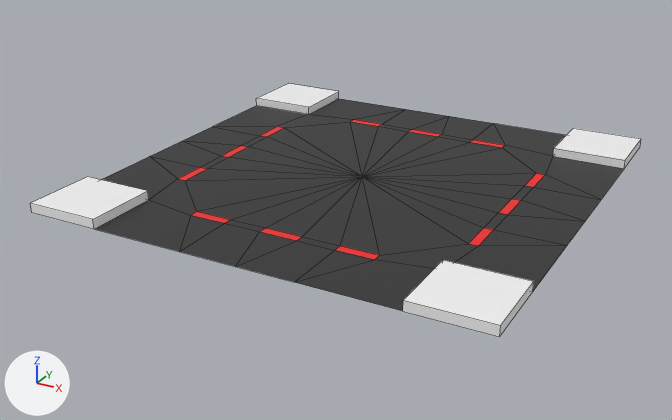
The FBX model Unity AR Project/Assets/Models/RoadPieces/RoadCross.fbx, before and after one commit.
The view is the same before and after, from a 50 mm lens placed at (0.212, -0.414, 0.184), pointed at (-0.009, -0.014, -0.016). Arrows for +X, +Y and +Z are at lower left; the lights stay in place. Mesh edges are drawn as thin lines. Where no turn or scale is listed for an object, it has been applied to the vertices.

The first picture shows 'RoadCross'.
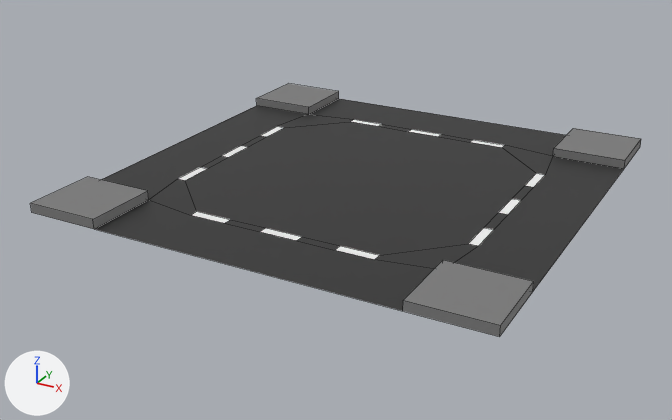
Scene script edits in JSON lines:
```json
{"block": "me_mesh", "where": "# used by ob_roadcross; location = (0.0, 0.0, 0.0)"}
{"op": "remove", "block": "me_mesh", "code": "me_mesh.from_pydata(...)  # 93 vertices, 96 faces; spans x -0.12..0.12, y -0.12..0.12, z 0.0..0.005"}
{"op": "add", "block": "me_mesh", "code": "me_mesh.from_pydata(...)  # 80 vertices, 49 faces; spans x -0.12..0.12, y -0.12..0.12, z 0.0..0.005"}
{"block": "me_mesh", "change": "me_mesh part 1"}
{"block": "me_mesh", "change": "13 vertices are removed from x -0.12..0.12, y -0.12..0.12, z 0.0"}
{"block": "me_mesh", "change": "52 faces are deleted"}
{"block": "me_mesh", "change": "5 new faces join them"}
{"block": "me_mesh", "change": "me_mesh part 2: 44 kept faces spanning x -0.12..0.12, y -0.12..0.12, z 0.0..0.005 get new texture (UV) coordinates"}
```

Boxes [x1, y1, x2, y2] around the edits, measured in the pictures (672 x 420 px):
```json
{"part": 1, "of": "me_mesh", "change": "cut back", "before": [95, 99, 624, 311], "after": [95, 99, 624, 311]}
{"part": 2, "of": "me_mesh", "change": "surface changed", "before": [31, 84, 641, 337], "after": [31, 84, 641, 337], "on screen": "white to grey"}
```
